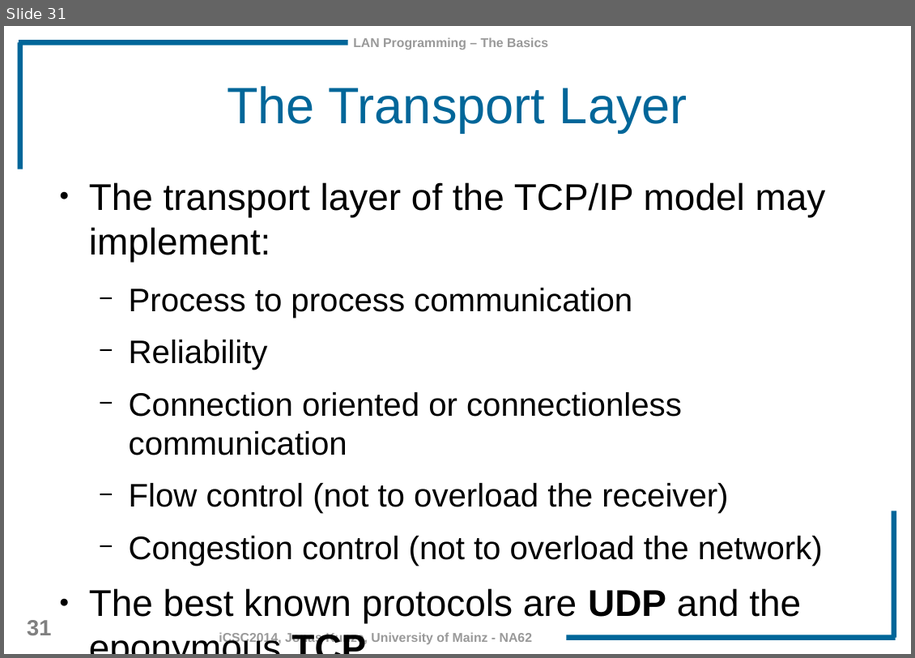
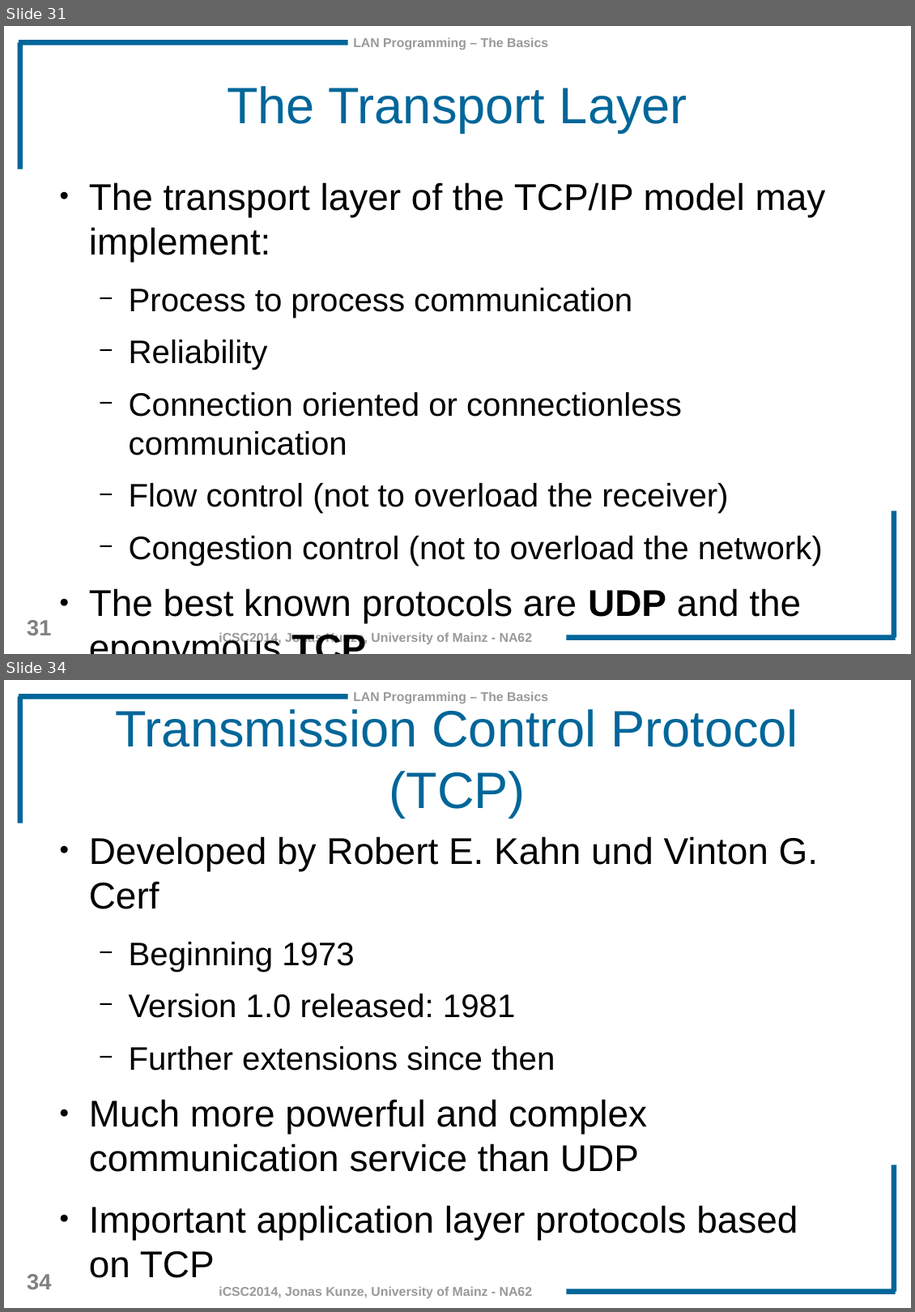
Before and after one commit to JonasKunze/icsc2014, a slide deck: iCSC-2014-LAN_Programming_Basics.odp. Shown one above the other, each under a label of ours: slide 31 before the commit, slides 31 and 34 after it; the slides between them are not shown. The pictures are 915x658 and 915x1312 pixels, drawn with LibreOffice and Linux fonts; fonts in the diff are those of the drawing; background and template pictures are left out. Boxes give left, top, right and bottom in pixels: in the first picture for what was removed or moved away, otherwise in the second. Text is boxed around its words. In the diff, an @@ line names an element or a change of style, - is before the commit and + after.

```diff
--- a/iCSC-2014-LAN_Programming_Basics.odp
+++ b/iCSC-2014-LAN_Programming_Basics.odp
@@ slide 34 added at (4, 680, 911, 1308), background #FFFFFF; not listed: 7 template elements that a slide beside it also shows @@
@@ title added at (116, 709, 799, 818), 44 pt, text #006699 @@
+Transmission Control Protocol (TCP)
@@ text added at (89, 836, 819, 1278), 32 pt, text #000000 @@
+● Developed by Robert E. Kahn und Vinton G. Cerf
+  − Beginning 1973
+  − Version 1.0 released: 1981
+  − Further extensions since then
+● Much more powerful and complex communication service than UDP
+● Important application layer protocols based on TCP
+  − World Wide Web (HTTP)
+  − Email (SMTP)
```
Also in this commit, not shown: 2 slides changed, 1 other slide added, 1 other file.
